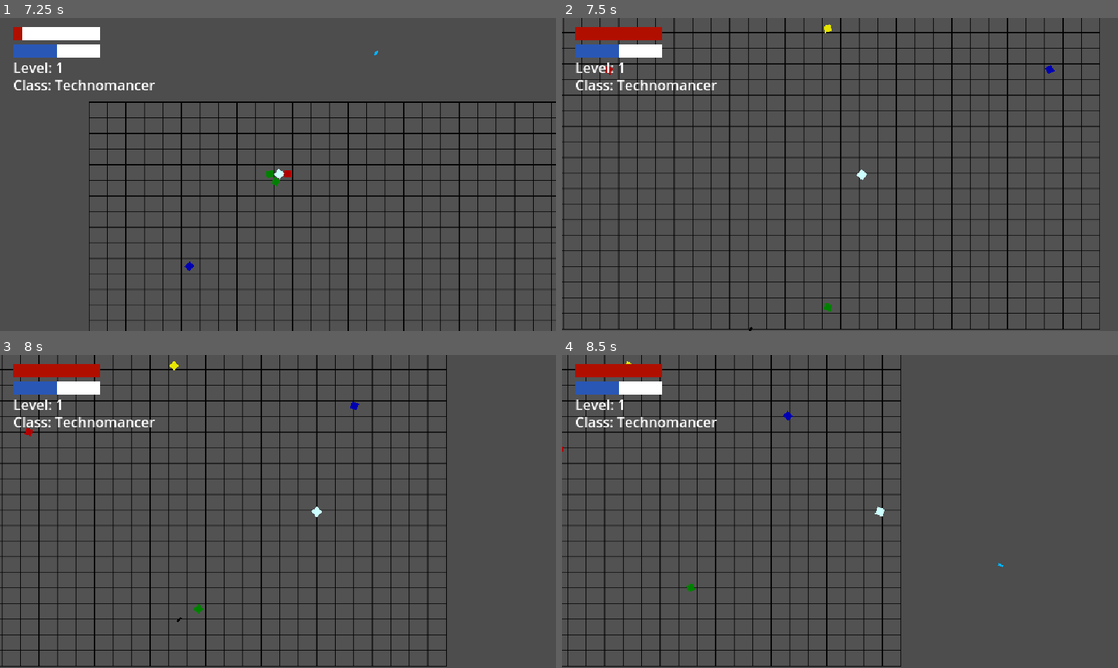
Above: before the commit, frames 1-4 (two rows, left to right).
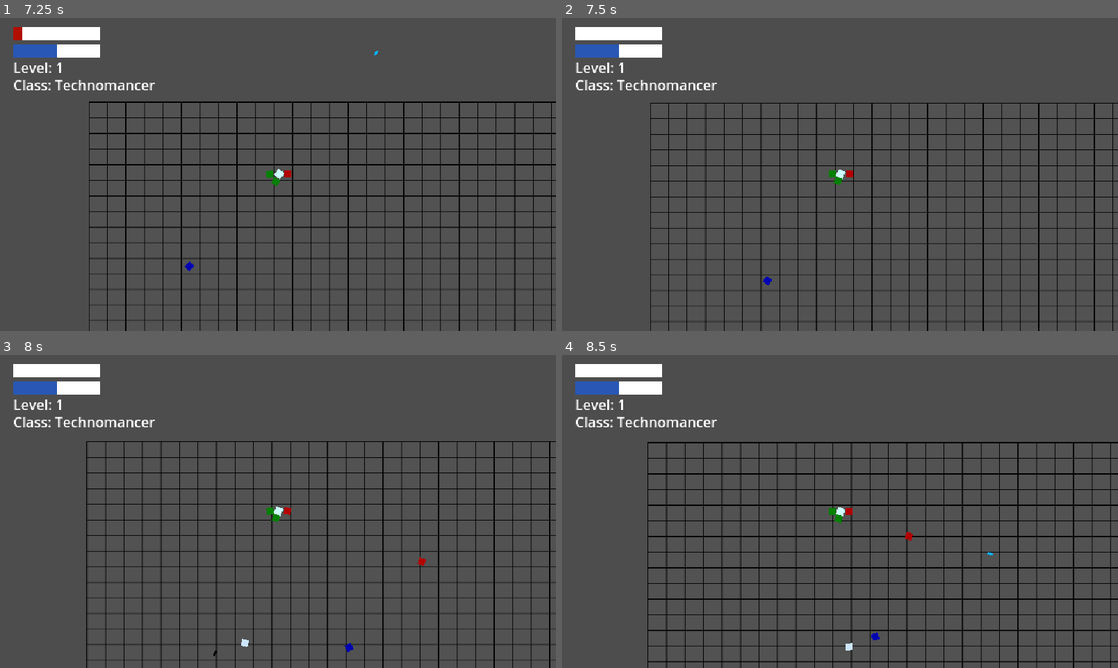
Above: after the commit, the same moments.

Repository: EmpexOri/OperationHavok
Game: Godot game, scene res://Scenes/MenuScene.tscn
The game is run twice, just before and just after one commit, with the same random seed, the same clock (stepped at 60 frames per second) and the same inputs.
Inputs (mouse positions are in pixels of both pictures, inside the frame that each line leads up to):
- Up to frame 1 (7.25 s): click "Play" at 0.5 s; move the mouse to (250, 237) at 1.27 s; hold W (up) 1.28-2.78 s; click (250, 237) at 1.35 s; move the mouse to (444, 221) at 2.02 s; click (444, 221) at 2.1 s; move the mouse to (111, 127) at 2.77 s; hold A (left) 2.78-4.28 s; click (111, 127) at 2.85 s; move the mouse to (305, 174) at 3.52 s; click (305, 174) at 3.6 s; move the mouse to (194, 96) at 4.27 s; hold S (down) 4.28-5.03 s; click (194, 96) at 4.35 s; move the mouse to (400, 158) at 5.02 s; hold D (right) 5.03-5.78 s; click (400, 158) at 5.1 s; move the mouse to (166, 190) at 5.77 s; hold W (up) 5.78-6.53 s; click (166, 190) at 5.85 s; move the mouse to (333, 105) at 6.52 s; hold D (right) from 6.53 s (still down); click (333, 105) at 6.6 s
- Up to frame 2 (7.5 s): keep holding D (right); move the mouse to (812, 237) at 7.27 s; click (812, 237) at 7.35 s
- Up to frame 3 (8 s): keep holding D (right)
- Up to frame 4 (8.5 s): keep holding D (right); move the mouse to (1006, 558) at 8.02 s; click (1006, 558) at 8.1 s

Frame 1 is identical in both runs. In frame 2, 16% of the frame differs, in the area x 0-100%, y 0-100%; in frame 3, 15%; in frame 4, 14%.

Commit message:
constant damage when still being hit (a bit scuffed)

Diff:
--- a/Assets/Scripts/Player Scripts/player.gd
+++ b/Assets/Scripts/Player Scripts/player.gd
@@ -6,18 +6,27 @@
 var Class = preload("res://Assets/Scripts/Player Scripts/Technomancer.gd").new()
 var Mode = "fire"
 var Trigger_Timer = Timer.new()
+var Damage_Timer = Timer.new()
 
 func _ready():
 	add_to_group("player")
 	trigger()
+	damage_timer()
 
 func trigger():
 	Trigger_Timer = Timer.new()
 	Trigger_Timer.wait_time = 0.25
-	Trigger_Timer.one_shot = false  # Timer only goes once
+	Trigger_Timer.one_shot = false
 	Trigger_Timer.connect("timeout", Callable(self, Mode)) # Executes the spawn function once timer has ended
 	add_child(Trigger_Timer)
 	Trigger_Timer.start()
+
+func damage_timer():
+	Damage_Timer = Timer.new()
+	Damage_Timer.wait_time = 1
+	Damage_Timer.one_shot = false
+	Damage_Timer.connect("timeout", Callable(self, "deal_damage"))
+	add_child(Damage_Timer)
 
 func _physics_process(_delta):
 	var Motion = Vector2()
@@ -66,6 +75,12 @@
 	BulletInstance.linear_velocity = Direction * BulletSpeed
 	get_tree().get_root().call_deferred("add_child", BulletInstance)
 
+func deal_damage():
+	Global.PlayerHP -= 10
+	if Global.PlayerHP <= 0:
+		Global.PlayerHP = Global.PlayerHPMax
+		kill()
+
 func kill():
 	get_tree().reload_current_scene()
 
@@ -73,6 +88,7 @@
 func _on_area_2d_body_entered(body: Node2D) -> void:
 	if body.is_in_group("Enemy") or body.is_in_group("Laser"):
 		Global.PlayerHP -= 10
-	if Global.PlayerHP <= 0:
-		Global.PlayerHP = Global.PlayerHPMax
-		kill()
+		Damage_Timer.start()
+
+func _on_area_2d_body_exited(body: Node2D) -> void:
+	Damage_Timer.stop()
--- a/Scenes/PlaygroundScene.tscn
+++ b/Scenes/PlaygroundScene.tscn
@@ -118,3 +118,4 @@
 autoplay = true
 
 [connection signal="body_entered" from="Player/Area2D" to="Player" method="_on_area_2d_body_entered"]
+[connection signal="body_exited" from="Player/Area2D" to="Player" method="_on_area_2d_body_exited"]
